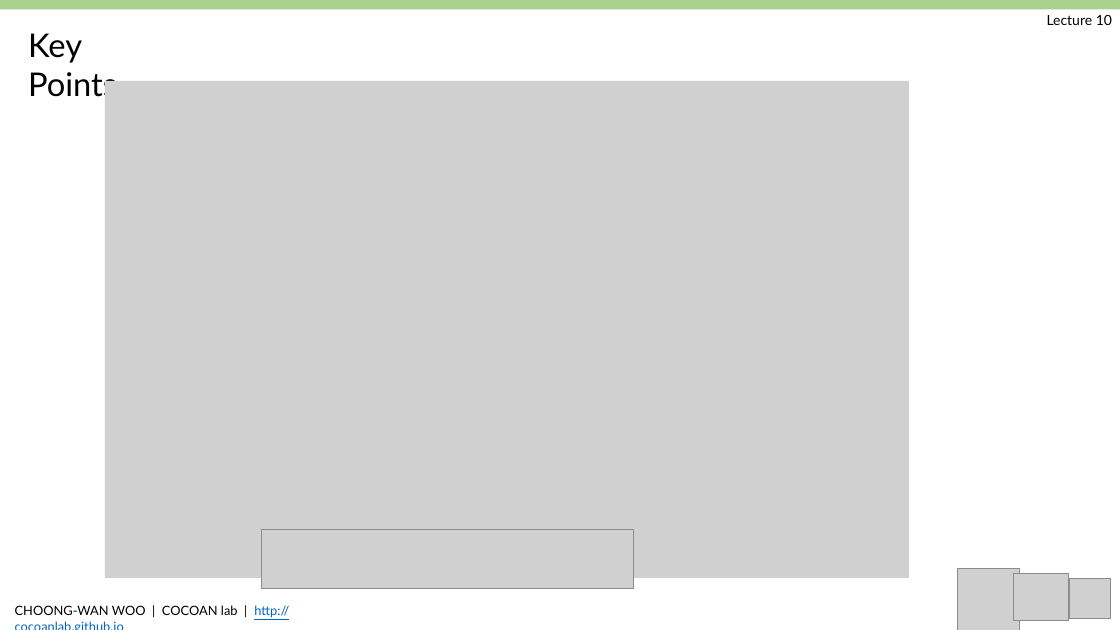
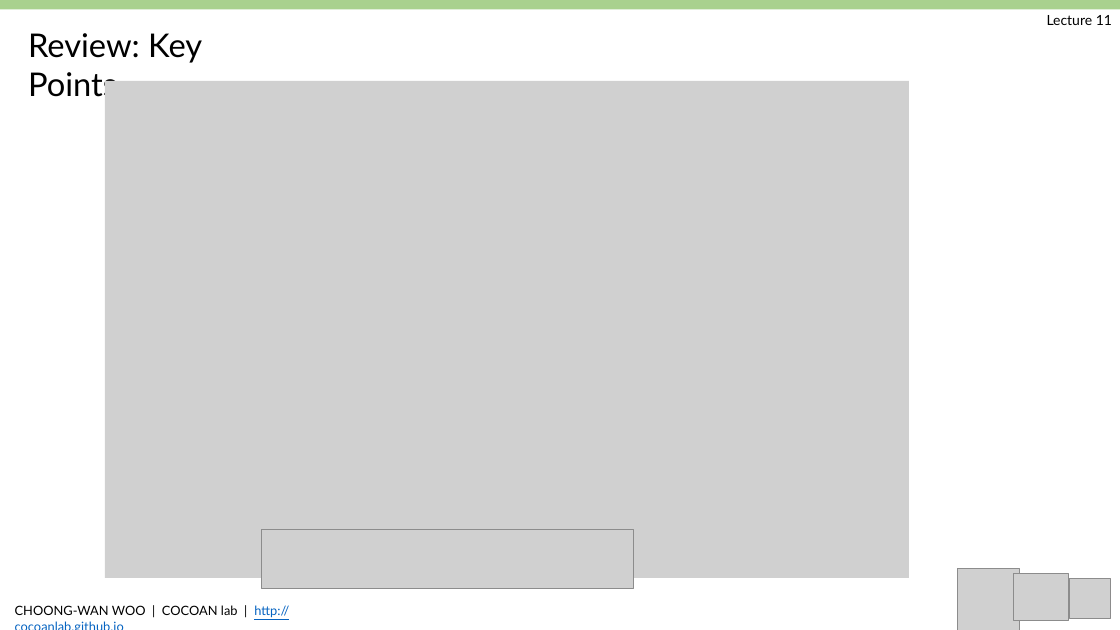
Before and after one commit to jun-hyeok/GBE3037-41_BME-Probability-and-Stability_2019Spring, a slide deck: slide 2 of slides/Woo_GBE3037_L10.pptx (slide 14 before the commit). Drawn at 1120x630 pixels with LibreOffice and Linux fonts; fonts in the diff are those of the drawing; grey boxes stand for pictures. Boxes give left, top, right and bottom in pixels: in the first picture for what was removed or moved away, otherwise in the second. Text is boxed around its words. In the diff, an @@ line names an element or a change of style, - is before the commit and + after.

```diff
--- a/slides/Woo_GBE3037_L10.pptx
+++ b/slides/Woo_GBE3037_L10.pptx
@@ text at (x1=1047, y1=15, x2=1112, y2=25): text changed @@
-Lecture 10
+Lecture 11
@@ text at (x1=28, y1=33, x2=202, y2=102): text changed @@
-Key Points
+Review: Key Points
```
Also in this commit, not shown: 8 other slides changed, 1 slide added, 5 slides removed, 13 other files.
